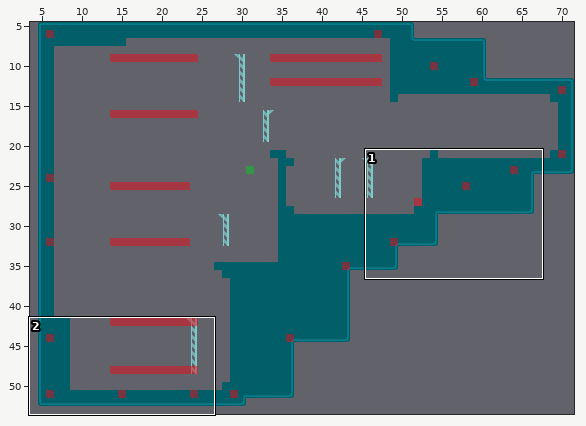
A Tiled map (JSON) gets an edit: assets/jsons/levels/level9.json. The picture above shows the old version from afar; the outline marks the close-up.
Close-up. First the earlier version:
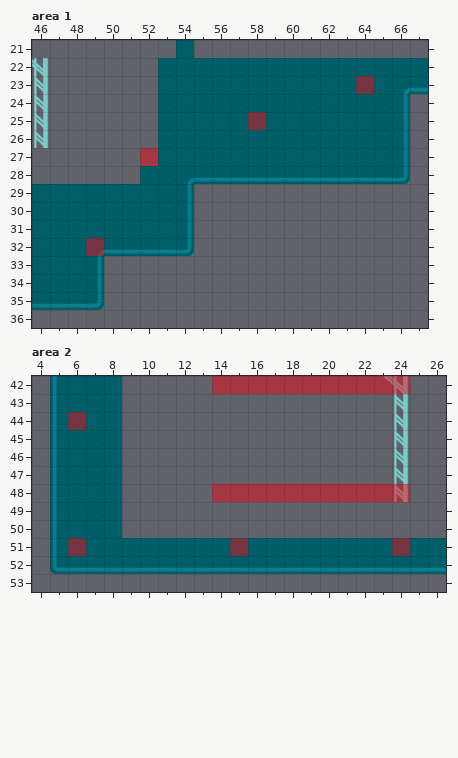
Cells are 64x64 px. Shown: area 1 x 46..67, y 21..36; area 2 x 4..26, y 42..53. The commit also changed other parts of the map, which this record leaves out. Not drawn, because the pictures are missing: unchanged layer "Terrain".
And afterwards:
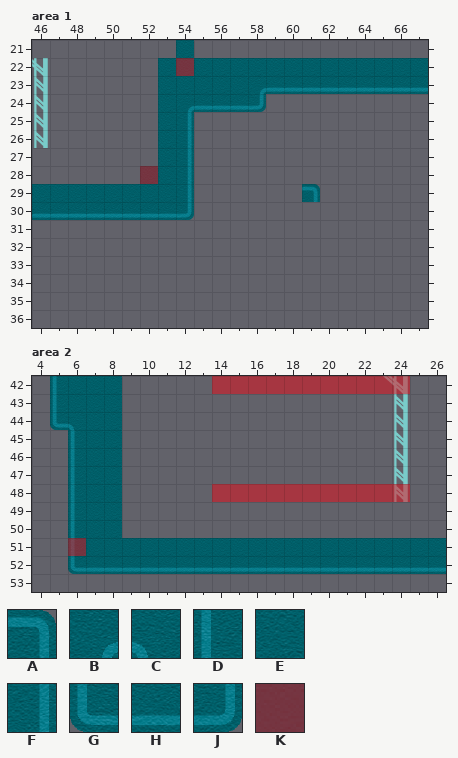
Key: from "backgroundTiles": A 2 "backgroundTiles", B 3 "backgroundTiles", C 4 "backgroundTiles", D 5 "backgroundTiles", E 6 "backgroundTiles", F 7 "backgroundTiles", G 10 "backgroundTiles", H 11 "backgroundTiles", J 12 "backgroundTiles"; from "board": K 2 "boardFloor".
_ is an empty cell, . an unchanged one.
See-through tiles are keyed as they look on the map.
What changed:
--- layer "Background", area 1
@@ x 46..66 @@
-23 ............EEEEEEEEB
-24 ........EEEEEEEEEEEEF
-25 ........EEEEEEEEEEEEF
-26 ........EEEEEEEEEEEEF
-27 ........EEEEEEEEEEEEF
-28 ........BHHHHHHHHHHHJ
-29 ..............._.....
-30 EEEEEEEEF............
-31 EEEEEEEEF............
-32 EEEBHHHHJ............
-33 EEEF.................
-34 EEEF.................
-35 HHHJ.................
+23 ............BHHHHHHHH
+24 ........BHHHJ________
+25 ........F____________
+26 ........F____________
+27 ........F____________
+28 ........F____________
+29 ...............A.....
+30 HHHHHHHHJ............
+31 _________............
+32 _________............
+33 ____.................
+34 ____.................
+35 ____.................
--- layer "Corners", area 1
@@ x 54..64 @@
-22 _..........
-23 ..........K
+22 K..........
+23 .........._
@@ x 58..58 @@
-25 K
+25 _
@@ x 52..52 @@
-27 K
-28 _
+27 _
+28 K
@@ x 49..49 @@
-32 K
+32 _
--- layer "Background", area 2
@@ x 5..6 @@
-44 DE
-45 DE
-46 DE
-47 DE
-48 DE
-49 DE
-50 DE
-51 DE
-52 GH
+44 GC
+45 _D
+46 _D
+47 _D
+48 _D
+49 _D
+50 _D
+51 _D
+52 _G
--- layer "Corners", area 2
@@ x 6..6 @@
-44 K
+44 _
@@ x 15..24 @@
-51 K........K
+51 _........_
Pixel boxes of the changes (left, top, right, bottom) in both close-ups:
added: (176, 58, 194, 76)
changed: (176, 76, 410, 202)
changed: (140, 148, 158, 184)
changed: (32, 202, 194, 310)
changed: (50, 412, 86, 574)
removed: (230, 538, 248, 556)
removed: (392, 538, 410, 556)
